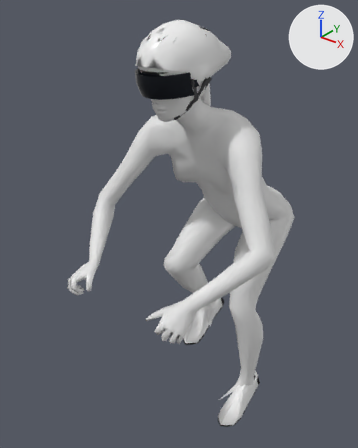
A saved change to the glTF model apps/client/public/models/avatar/rider_female_lod1.glb.
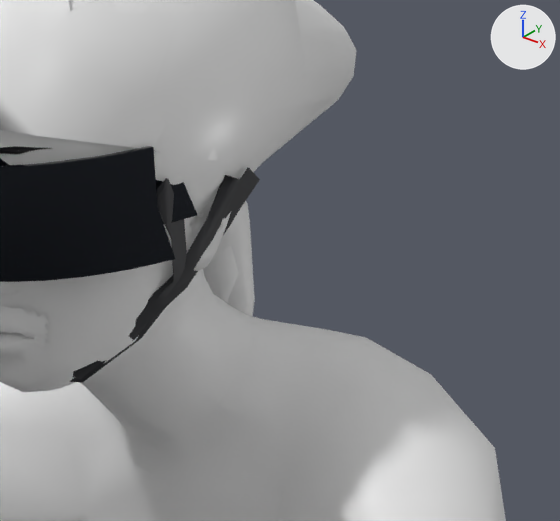
The first picture shows the older version from a 50 mm camera at (0.93, -1.421, 1.826) aimed at (-0.094, -0.141, 1.032). The close-ups show the older and then the newer version on the part from 45% to 76% of the width and 9% to 33% of the height of that picture. Only the edits that show in the close-ups are written down. The axes (+X, +Y, +Z) are drawn at upper right. The lights are the same throughout.

Names of what the first close-up shows: 'rider_body_lod1', 'rider_glasses_lod1', 'rider_hair_braid_lod1', 'rider_hair_ponytail_lod1', 'rider_helmet_aero_lod1', 'rider_helmet_lod1', 'rider_moustache_lod1'.
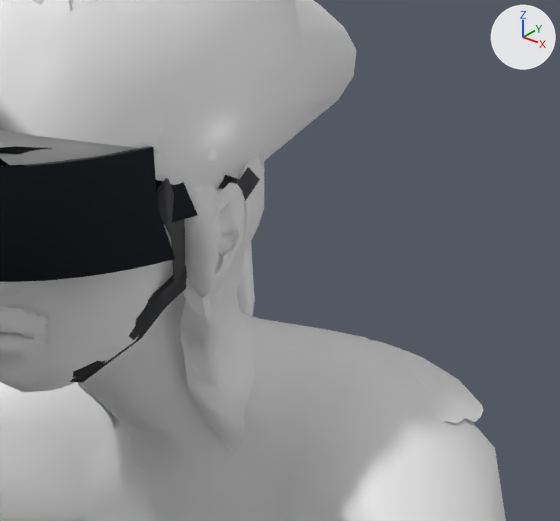
What differs and where, as boxes (x1, y1, x2, y2) in the close-ups (560 x 521 px):
'rider_hairs_long_lod1', added: after (78, 157, 483, 453)
'rider_hairs_bob_lod1', added (mostly hidden): after (209, 183, 235, 305)
'rider_hair_ponytail_lod1', unchanged, covered by the edit: before (217, 201, 255, 316); after (237, 242, 255, 316)
'rider_hair_braid_lod1', unchanged, covered by the edit: before (203, 246, 239, 303)

The change, as a list of edits to the scene's bpy script:
```text
Add me_rider_hairs_long_lod1:
    me_rider_hairs_long_lod1.from_pydata(...)  # 1247 vertices, 2239 faces; spans x -0.171..0.172, y -0.367..-0.027, z 1.385..1.711
    me_rider_hairs_long_lod1.materials.append(mat_hair)  # white #e7e7e7
Add me_rider_hairs_bob_lod1:
    me_rider_hairs_bob_lod1.from_pydata(...)  # 1145 vertices, 2086 faces; spans x -0.094..0.094, y -0.367..-0.155, z 1.472..1.709
    me_rider_hairs_bob_lod1.materials.append(mat_hair)  # white #e7e7e7
Add ob_rider_hairs_long_lod1:
    ob_rider_hairs_long_lod1 = bpy.data.objects.new('rider_hairs_long_lod1', me_rider_hairs_long_lod1)
    ob_rider_hairs_long_lod1.location = (0.0, 0.0, 0.0)
Add ob_rider_hairs_bob_lod1:
    ob_rider_hairs_bob_lod1 = bpy.data.objects.new('rider_hairs_bob_lod1', me_rider_hairs_bob_lod1)
    ob_rider_hairs_bob_lod1.location = (0.0, 0.0, 0.0)
```
